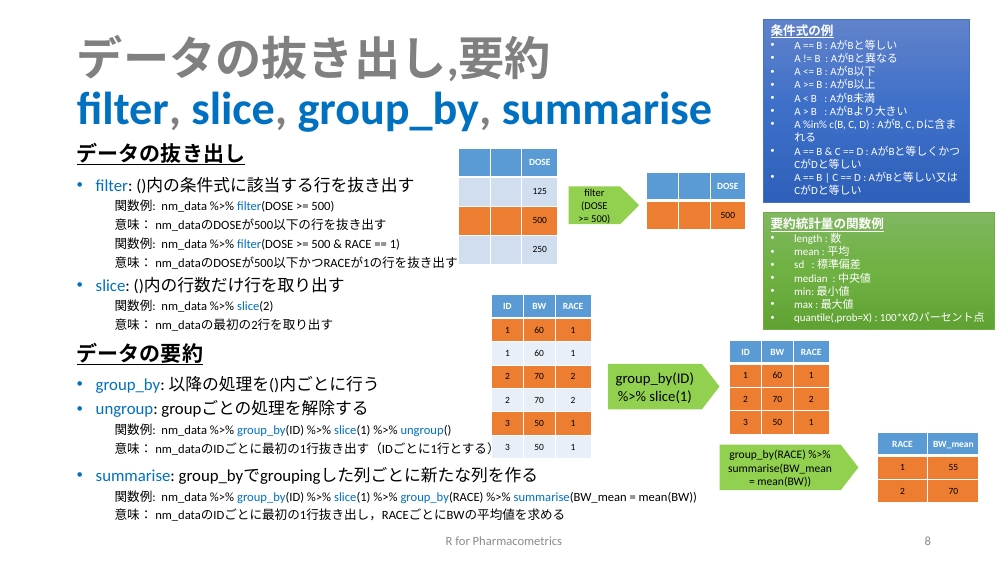
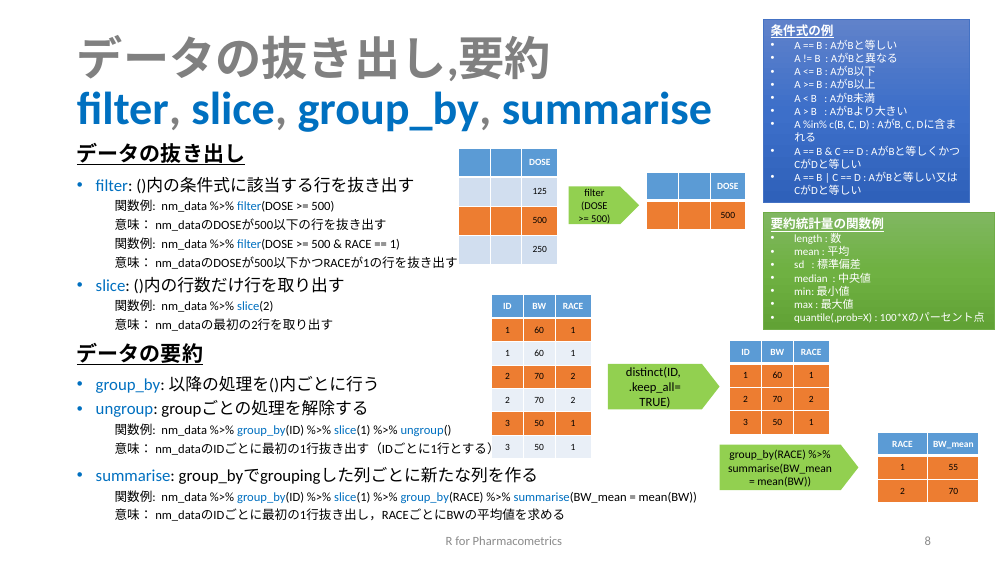
Before and after one commit to MasatoFukae/R-for-PMx, a slide deck: slide 8 of 1st_review_slide/1_data_handling_201009.pptx. Drawn at 1008x567 pixels with LibreOffice and Linux fonts; fonts in the diff are those of the drawing. Boxes give left, top, right and bottom in pixels: in the first picture for what was removed or moved away, otherwise in the second. Text is boxed around its words. In the diff, an @@ line names an element or a change of style, - is before the commit and + after.

```diff
--- a/1st_review_slide/1_data_handling_201009.pptx
+++ b/1st_review_slide/1_data_handling_201009.pptx
@@ text in right arrow at bbox=[626, 367, 681, 410]: text changed; size 14 to 12 pt @@
-group_by(ID) %>% slice(1)
+distinct(ID,
+.keep_all=
+TRUE)
```
Also in this commit, not shown: 4 other slides changed, 12 other files.
